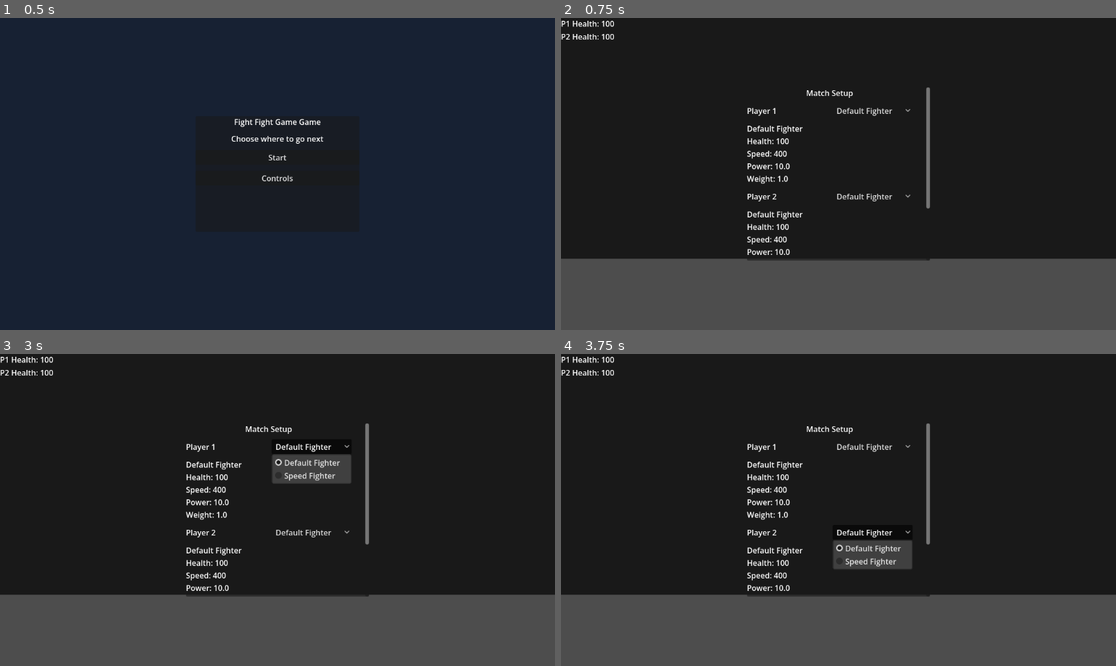
Above: before the commit, frames 1-4 (two rows, left to right).
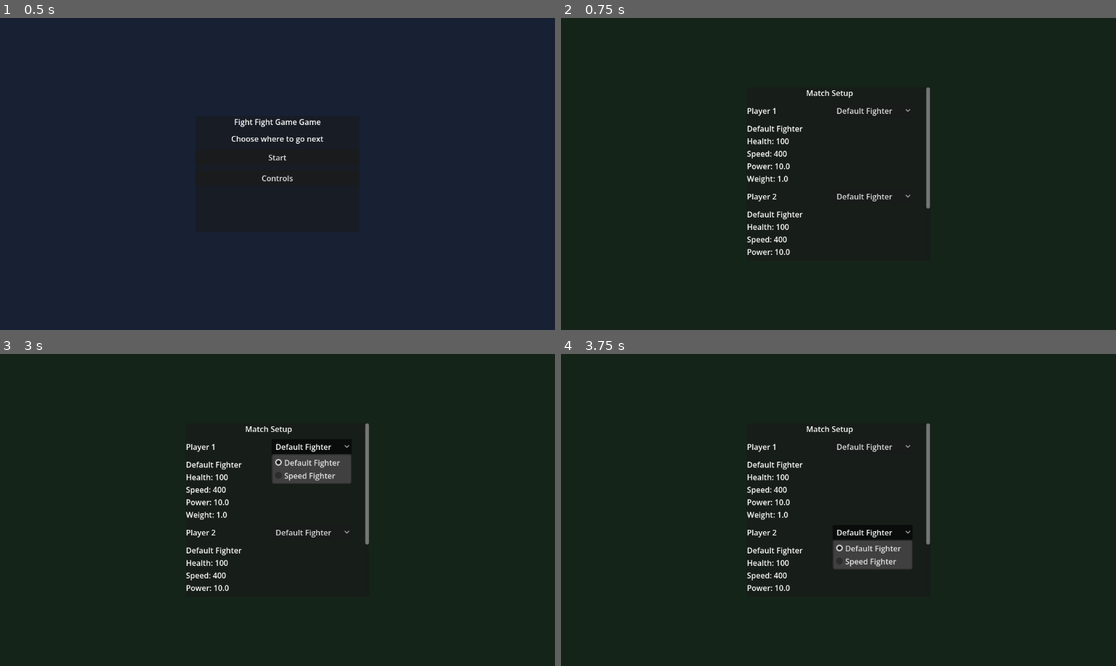
Above: after the commit, the same moments.

Repository: GitLlamma/Fight-Fight-Game-Game
Game: Godot game, scene res://scenes/main.tscn
Same seed, same stepped clock (60 frames per second), same inputs: the game is played once before the commit and once after it.
Inputs:
- Up to frame 1 (0.5 s): no input
- Up to frame 2 (0.75 s): click "Start" at 0.5 s
- Up to frame 3 (3 s): click "Start Match" at 1.25 s; click "Start Match" at 2 s; click "Default Fighter" at 2.75 s
- Up to frame 4 (3.75 s): click "Default Fighter" at 3.5 s

Frame 1 is identical in both runs. In frame 2, 23% of the frame differs, in the area x 0-100%, y 0-100%; in frame 3, 23%; in frame 4, 23%.

Commit message:
Added background for character selector

Diff:
--- a/GodotFiles/fight-fight-game-game/scenes/ui/hud.tscn
+++ b/GodotFiles/fight-fight-game-game/scenes/ui/hud.tscn
@@ -80,6 +80,13 @@
 [node name="BackToSelectButton" type="Button" parent="WinScreen/WinContent"]
 text = "Back To Character Select"
 
+[node name="CharacterSelectBackground" type="ColorRect" parent="."]
+anchor_right = 1.0
+anchor_bottom = 1.0
+offset_right = 0.0
+offset_bottom = 0.0
+color = Color(0.08, 0.14, 0.1, 1)
+
 [node name="CharacterSelectScreen" type="PanelContainer" parent="."]
 anchor_left = 0.5
 anchor_top = 0.5
--- a/GodotFiles/fight-fight-game-game/scripts/hud.gd
+++ b/GodotFiles/fight-fight-game-game/scripts/hud.gd
@@ -14,6 +14,7 @@
 @onready var win_label = $WinScreen/WinContent/WinLabel
 @onready var rematch_button = $WinScreen/WinContent/RematchButton
 @onready var back_to_select_button = $WinScreen/WinContent/BackToSelectButton
+@onready var character_select_background = $CharacterSelectBackground
 @onready var character_select_screen = $CharacterSelectScreen
 @onready var select_scroll = $CharacterSelectScreen/SelectScroll
 @onready var p1_character_option = $CharacterSelectScreen/SelectScroll/SelectContent/P1Row/P1CharacterOption
@@ -36,6 +37,7 @@
 	main_menu_background.hide()
 	main_menu_screen.hide()
 	win_screen.hide()
+	character_select_background.hide()
 	character_select_screen.hide()
 	controls_background.hide()
 	controls_screen.hide()
@@ -67,6 +69,7 @@
 	cache_character_select_data(character_options, default_p1, default_p2)
 	main_menu_background.show()
 	main_menu_screen.show()
+	character_select_background.hide()
 	controls_background.hide()
 	controls_screen.hide()
 	character_select_screen.hide()
@@ -81,6 +84,7 @@
 	controls_screen.show()
 	main_menu_background.hide()
 	main_menu_screen.hide()
+	character_select_background.hide()
 	character_select_screen.hide()
 	hide_winner()
 
@@ -97,6 +101,7 @@
 	cache_character_select_data(character_options, default_p1, default_p2)
 	main_menu_background.hide()
 	main_menu_screen.hide()
+	character_select_background.show()
 	controls_background.hide()
 	controls_screen.hide()
 	character_select_screen.show()
@@ -105,6 +110,7 @@
 	_populate_character_options(character_options, default_p1, default_p2)
 
 func hide_character_select() -> void:
+	character_select_background.hide()
 	character_select_screen.hide()
 
 func _populate_character_options(character_options: Array, default_p1: StringName, default_p2: StringName) -> void:
Not shown, changed: DOCUMENTATION.md
